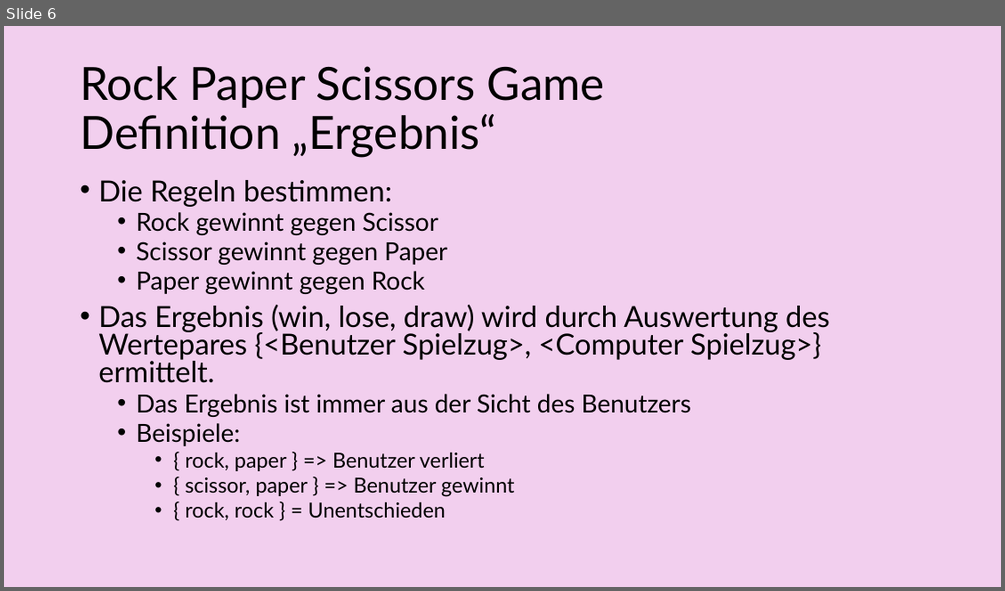
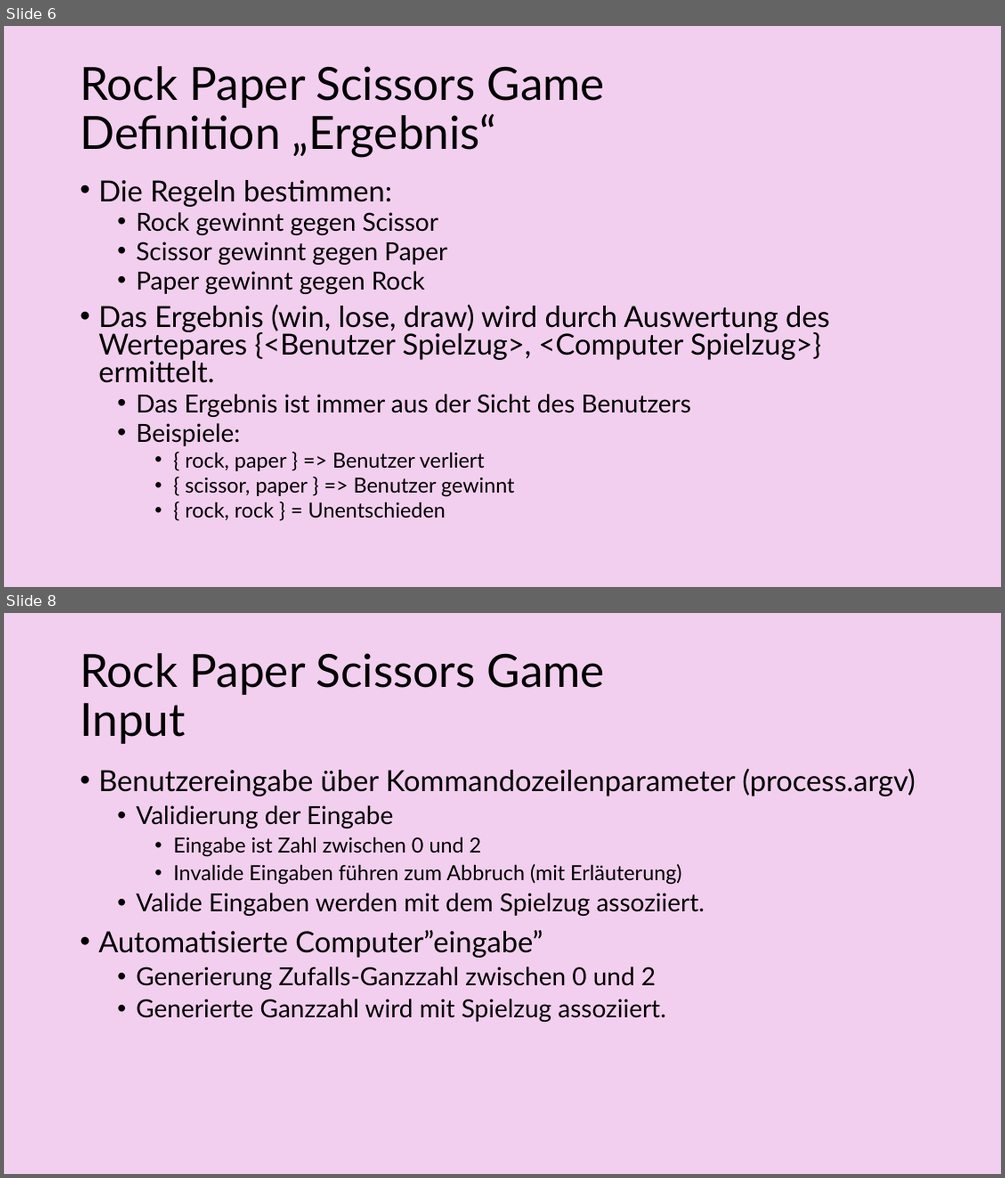
Before and after one commit to RalfWaeldin/jsprojekt, a slide deck: Projektdefinitionen.pptx. Shown one above the other, each under a label of ours: slide 6 before the commit, slides 6 and 8 after it; the slides between them are not shown. The pictures are 1005x591 and 1005x1178 pixels, drawn with LibreOffice and Linux fonts; fonts in the diff are those of the drawing. Boxes give left, top, right and bottom in pixels: in the first picture for what was removed or moved away, otherwise in the second. Text is boxed around its words. In the diff, an @@ line names an element or a change of style, - is before the commit and + after.

```diff
--- a/Projektdefinitionen.pptx
+++ b/Projektdefinitionen.pptx
@@ slide 8 added at [4,613,1001,1174], background #F2CFEE @@
@@ title added at [80,653,605,744], 44 pt, text #000000 @@
+Rock Paper Scissors Game
+Input
@@ text added at [98,769,914,1022], 24 pt, text #000000 @@
+• Benutzereingabe über Kommandozeilenparameter (process.argv)
+  • Validierung der Eingabe
+    • Eingabe ist Zahl zwischen 0 und 2
+    • Invalide Eingaben führen zum Abbruch (mit Erläuterung)
+  • Valide Eingaben werden mit dem Spielzug assoziiert.
+• Automatisierte Computer”eingabe”
+  • Generierung Zufalls-Ganzzahl zwischen 0 und 2
+  • Generierte Ganzzahl wird mit Spielzug assoziiert.
```
Also in this commit, not shown: 2 slides changed, 5 other slides added, 9 other files.
